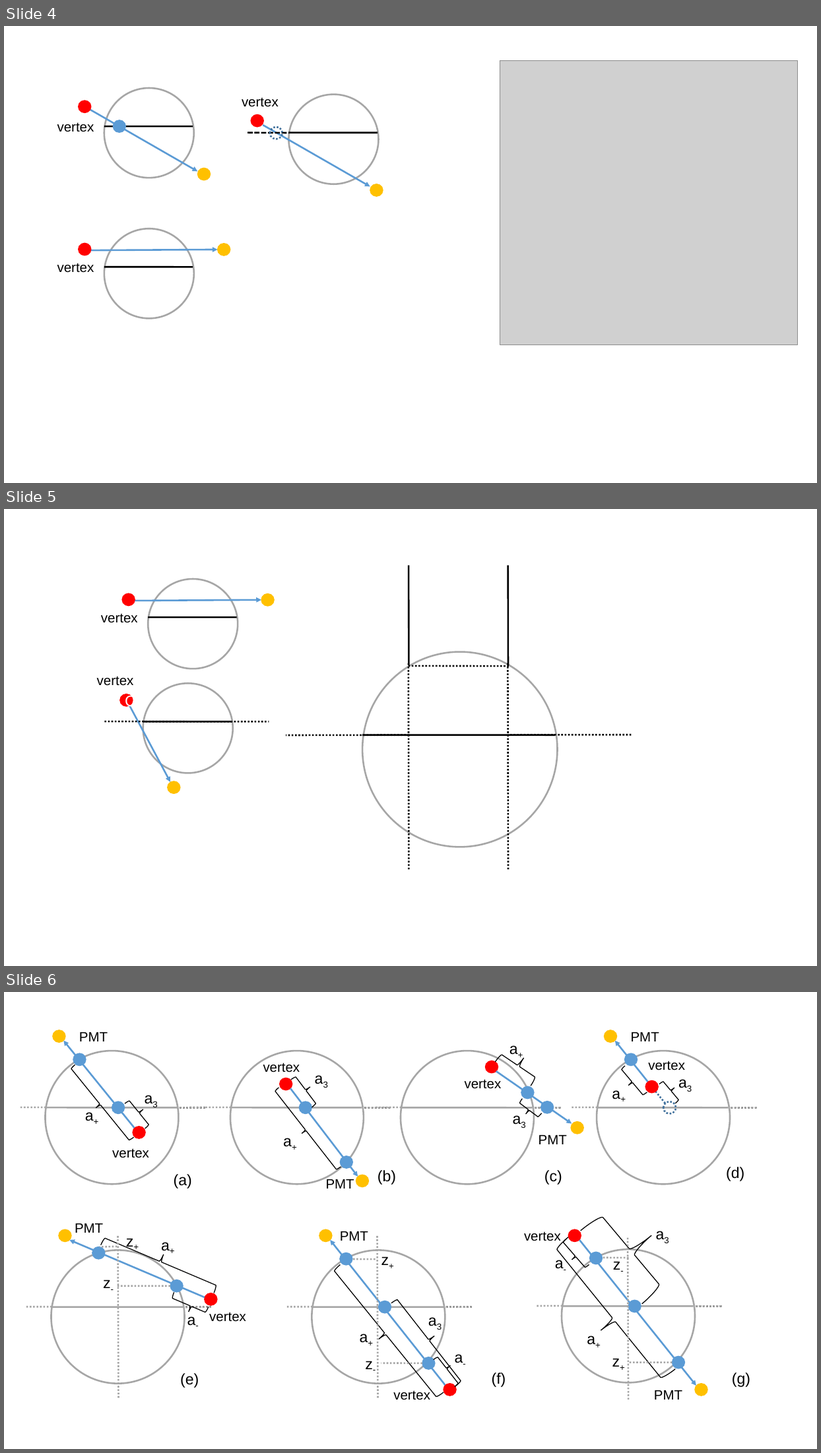
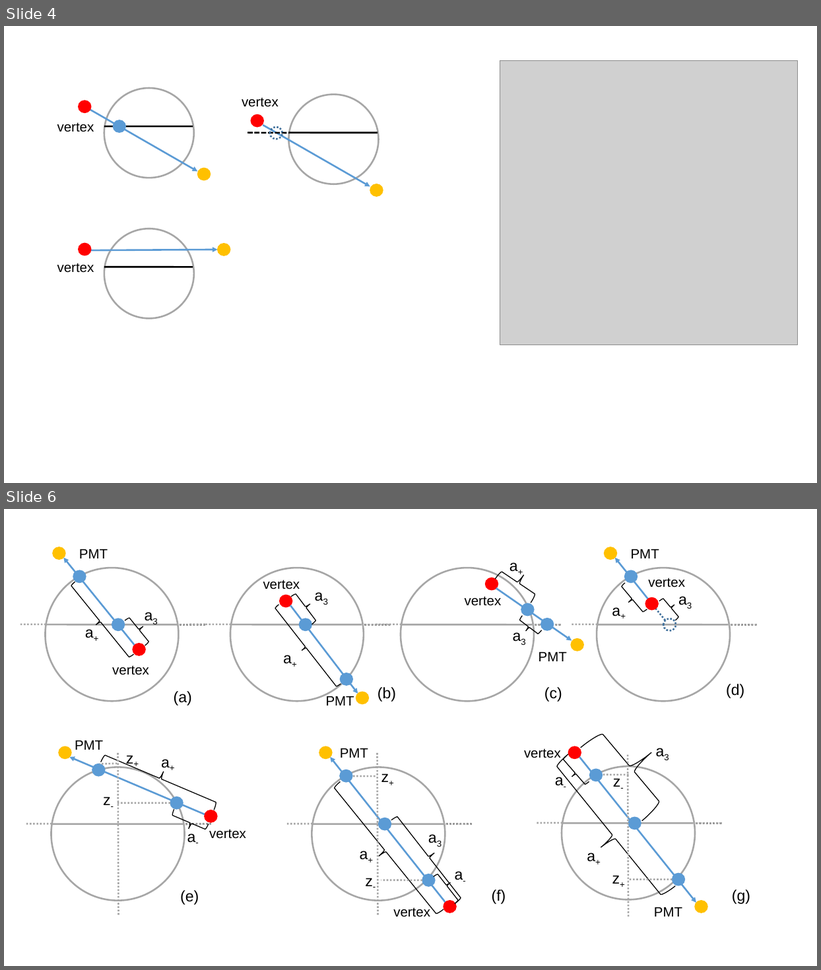
Before and after one commit to jhualberta/thesis, a slide deck: thesisPlots1.ppt. Shown one above the other, each under a label of ours: slides 4, 5 and 6 before the commit, slides 4 and 6 after it; the slides between them are not shown. The pictures are 821x1453 and 821x970 pixels, drawn with LibreOffice and Linux fonts; fonts in the diff are those of the drawing; grey boxes stand for pictures. Boxes give left, top, right and bottom in pixels: in the first picture for what was removed or moved away, otherwise in the second. Text is boxed around its words. In the diff, an @@ line names an element or a change of style, - is before the commit and + after.

```diff
--- a/thesisPlots1.ppt
+++ b/thesisPlots1.ppt
@@ slide 5 removed at (4,509,817,966), background #FFFFFF @@
@@ group removed at (101,579,274,669): 3 ellipses, 1 arrow, 1 text, 1 line @@
-vertex
@@ line removed from (104, 722) to (269, 722) @@
@@ group removed at (97,676,232,793): 3 ellipses, 1 arrow, 1 text, 1 line @@
-C
-vertex
@@ group removed at (286,565,631,871): 8 lines, 1 ellipse @@
```
Also in this commit, not shown: 2 slides changed, 1 slide added, 12 other files.
